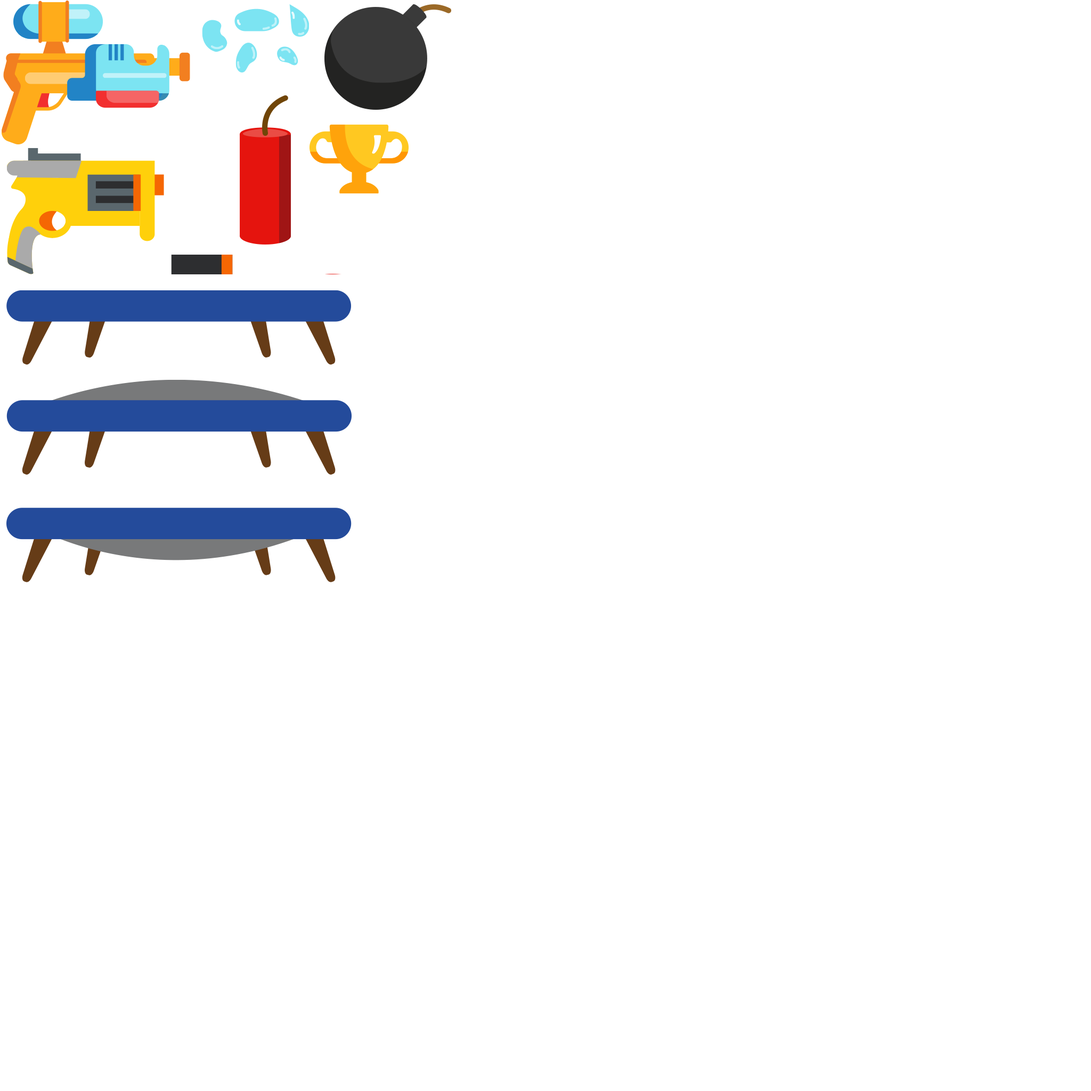
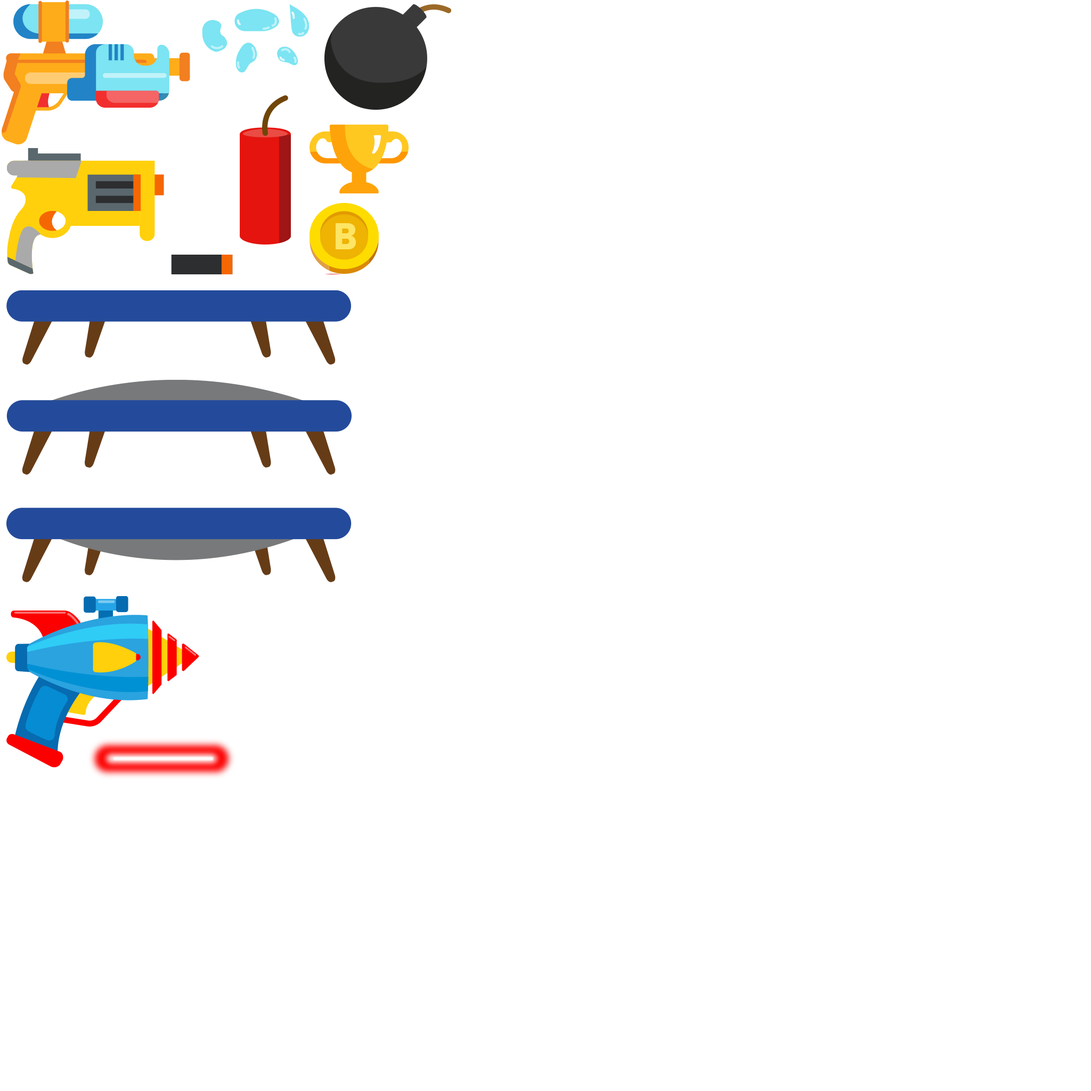
Two versions of the same layered image (w=1091, h=1091). Layer-by-layer changes:
added layer "kid_laser" above "coin" over [left=6, top=595, right=236, bottom=780]
added layer "coin" above "trophy" over [left=309, top=203, right=379, bottom=274]
